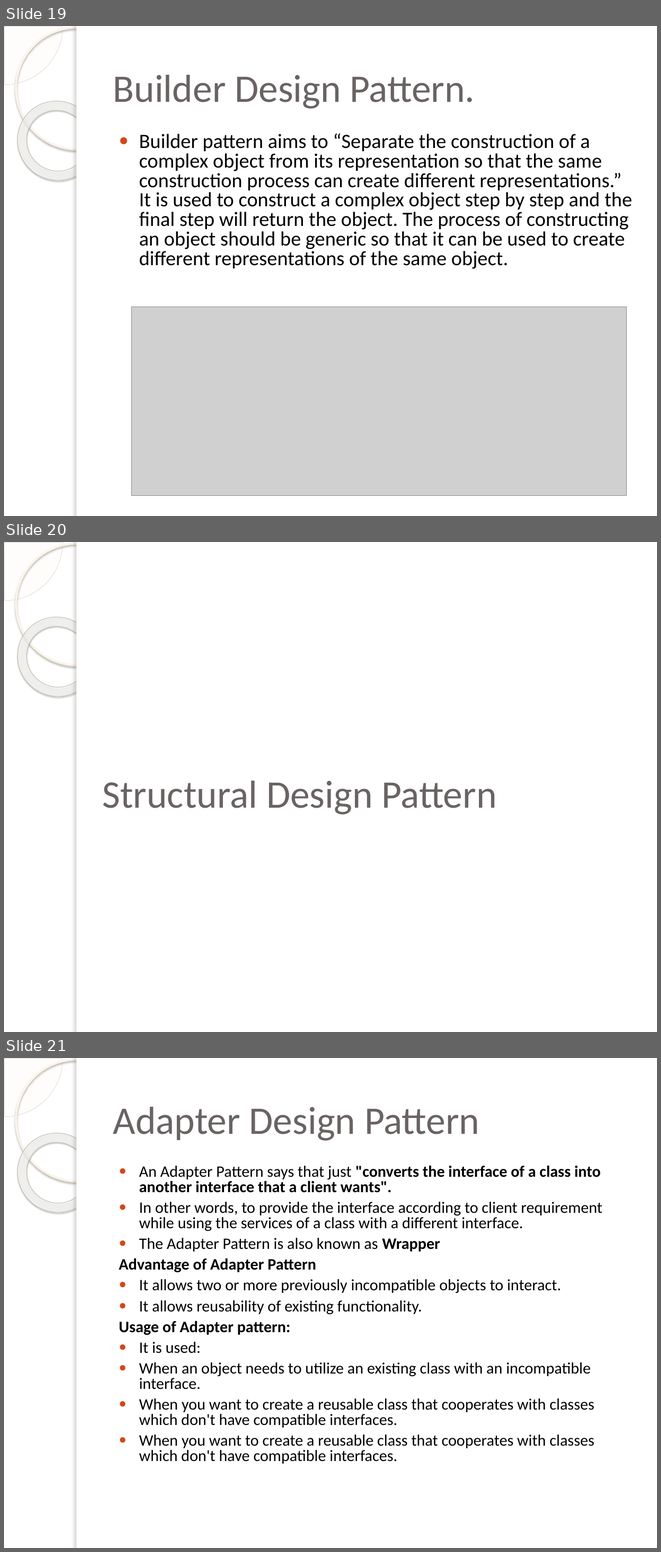
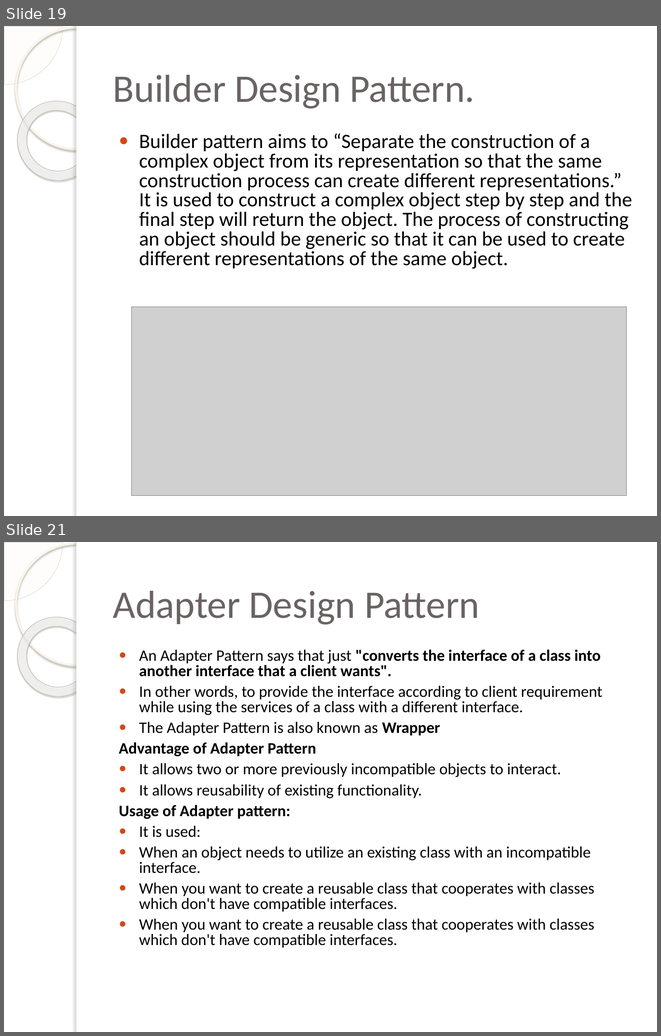
Before and after one commit to pratyusbharimalla/designpattern, a slide deck: design pattern.pptx. Shown one above the other, each under a label of ours: slides 19, 20 and 21 before the commit, slides 19 and 21 after it; the slides between them are not shown. The pictures are 661x1552 and 661x1036 pixels, drawn with LibreOffice and Linux fonts; fonts in the diff are those of the drawing; grey boxes stand for pictures; background and template pictures are left out. Boxes give left, top, right and bottom in pixels: in the first picture for what was removed or moved away, otherwise in the second. Text is boxed around its words. In the diff, an @@ line names an element or a change of style, - is before the commit and + after.

Commit message:
design pattern update

```diff
--- a/design pattern.pptx
+++ b/design pattern.pptx
@@ slide 20 removed at [4, 542, 657, 1032], background picture (left out); not listed: 5 template elements that a slide beside it also shows @@
@@ title removed at [102, 780, 497, 814] @@
-Structural Design Pattern
```
Also in this commit, not shown: 4 slides changed, 12 slides added.
